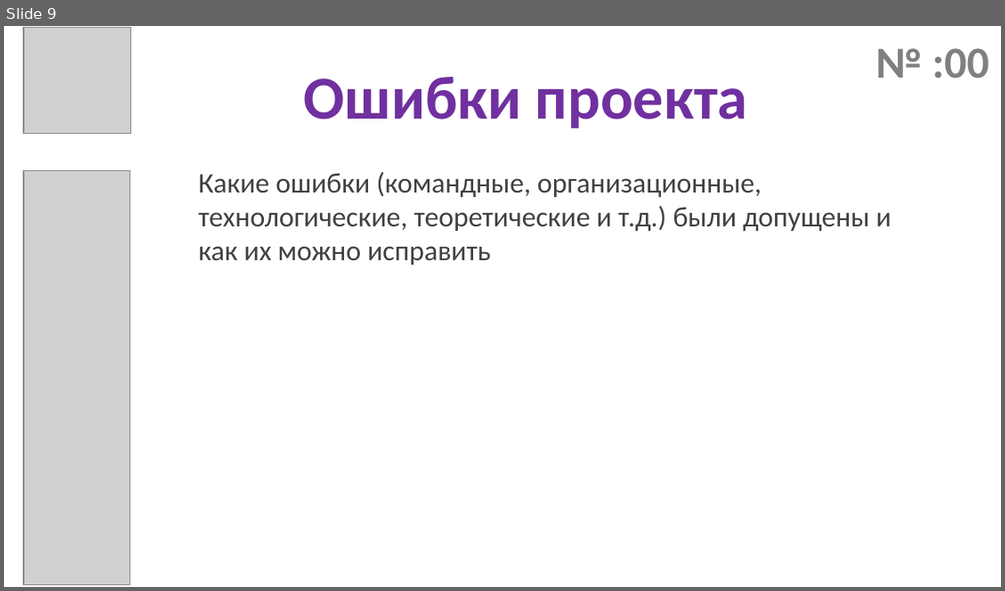
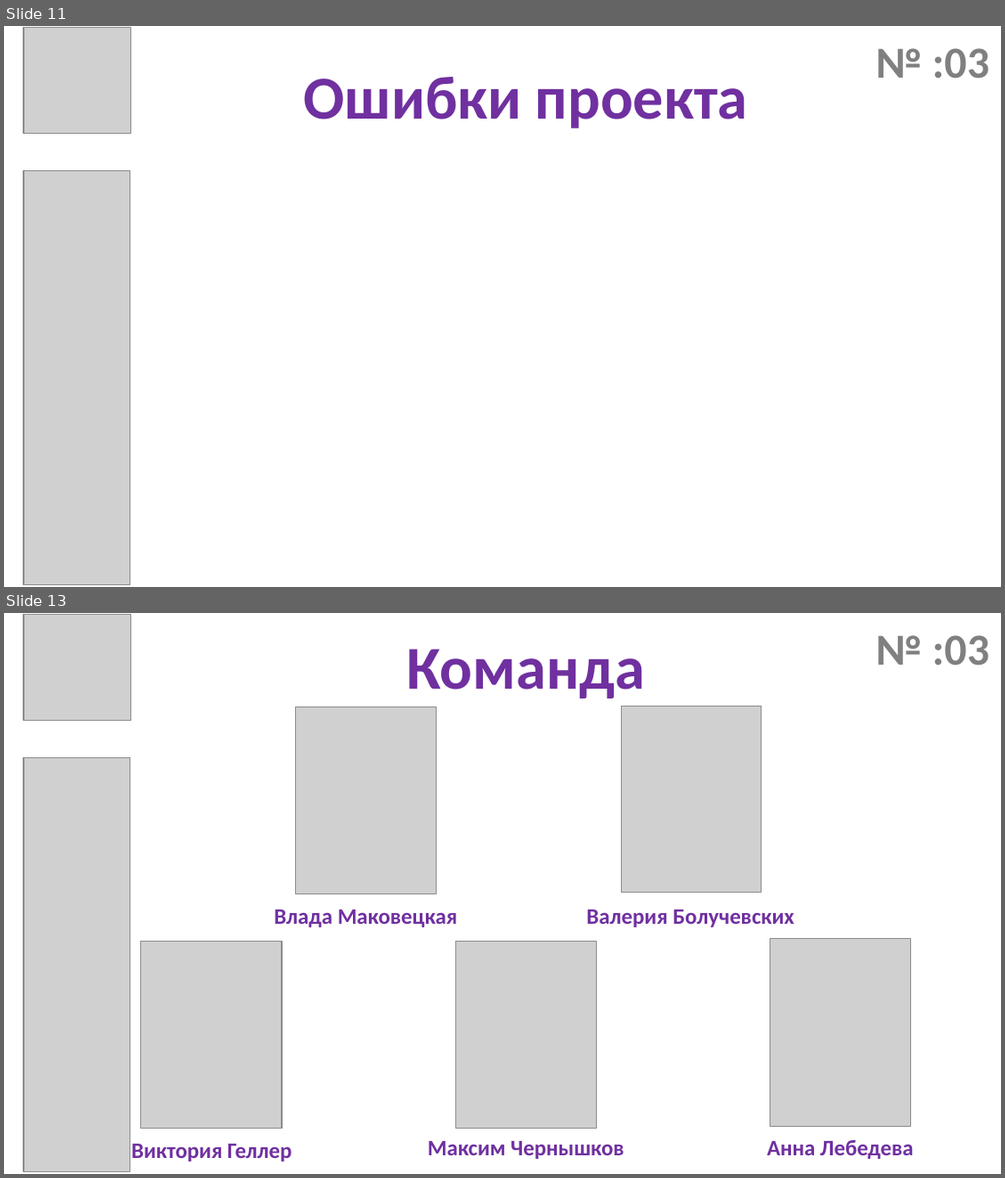
Before and after one commit to dpp-shlyopa-team/Presentation, a slide deck: преза.pptx. Shown one above the other, each under a label of ours: slide 9 before the commit, slides 11 and 13 after it; the slides between them are not shown. The pictures are 1005x591 and 1005x1178 pixels, drawn with LibreOffice and Linux fonts; fonts in the diff are those of the drawing; grey boxes stand for pictures. Boxes give left, top, right and bottom in pixels: in the first picture for what was removed or moved away, otherwise in the second. Text is boxed around its words. In the diff, an @@ line names an element or a change of style, - is before the commit and + after.

```diff
--- a/преза.pptx
+++ b/преза.pptx
@@ slide 13 added at [4, 613, 1001, 1174], background #FFFFFF @@
@@ picture added at [24, 614, 131, 721] @@
@@ text added at [875, 635, 989, 666], 32 pt, text #808080, bold @@
+№ :03
@@ title added at [406, 649, 645, 698], 44 pt, text #7030A0, bold @@
+Команда
@@ picture added at [295, 707, 436, 894] @@
@@ picture added at [621, 706, 760, 892] @@
@@ picture added at [24, 757, 129, 1171] @@
@@ text added at [274, 909, 457, 927], 16 pt, text #7030A0, bold @@
+Влада Маковецкая
@@ text added at [586, 909, 794, 927], 16 pt, text #7030A0, bold @@
+Валерия Болучевских
@@ picture added at [140, 941, 281, 1128] @@
@@ picture added at [455, 941, 596, 1128] @@
@@ picture added at [769, 939, 910, 1127] @@
@@ text added at [131, 1143, 292, 1161], 16 pt, text #7030A0, bold @@
+Виктория Геллер
@@ text added at [428, 1141, 624, 1159], 16 pt, text #7030A0, bold @@
+Максим Чернышков
@@ text added at [767, 1140, 914, 1159], 16 pt, text #7030A0, bold @@
+Анна Лебедева
@@ what was slide 9 is now slide 11 @@
@@ slide 11 changed as well @@
@@ text at [875, 48, 989, 79]: text changed @@
-№ :00
+№ :03
@@ text removed at [198, 172, 891, 265] @@
-Какие ошибки (командные, организационные, технологические, теоретические и т.д.) были допущены и как их можно исправить
```
Also in this commit, not shown: 8 other slides changed, 4 other slides added, 3 slides removed.
